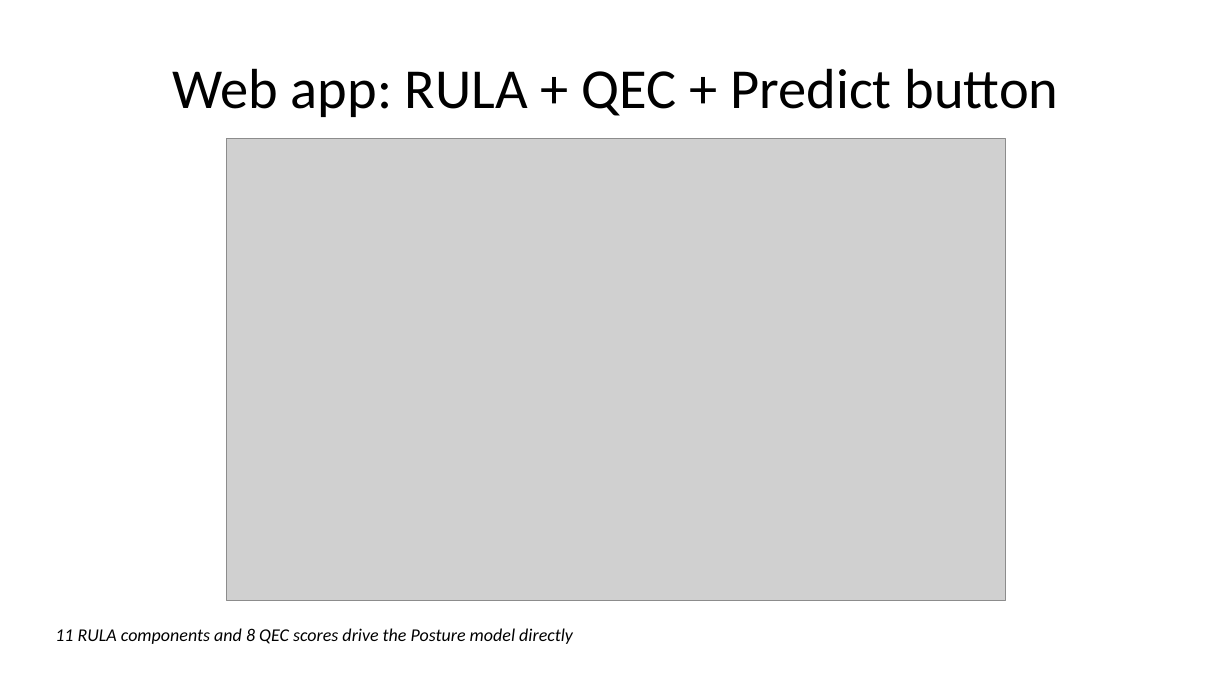
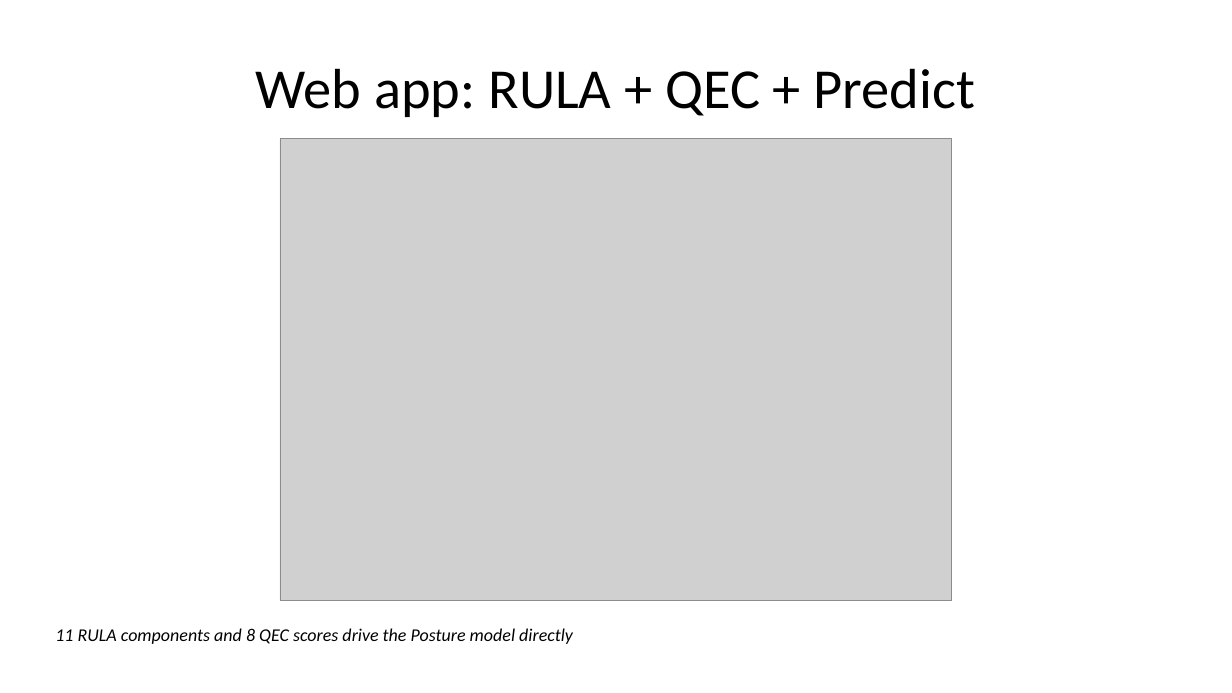
Before and after one commit to AilaVishnu/ergonomic-risk-factor-prediction, a slide deck: slide 60 of deck/Ergonomic_Risk_Factor_Prediction_Project_Plan_WITH_RESULTS.pptx (slide 59 before the commit). Drawn at 1232x693 pixels with LibreOffice and Linux fonts; fonts in the diff are those of the drawing; grey boxes stand for pictures. Boxes give left, top, right and bottom in pixels: in the first picture for what was removed or moved away, otherwise in the second. Text is boxed around its words. In the diff, an @@ line names an element or a change of style, - is before the commit and + after.

```diff
--- a/deck/Ergonomic_Risk_Factor_Prediction_Project_Plan_WITH_RESULTS.pptx
+++ b/deck/Ergonomic_Risk_Factor_Prediction_Project_Plan_WITH_RESULTS.pptx
@@ title at box(256, 68, 975, 117): text changed @@
-Web app: RULA + QEC + Predict button
+Web app: RULA + QEC + Predict
@@ picture: place and size @@
-picture at box(227, 139, 1006, 601)
+picture at box(280, 139, 952, 601)
```
Also in this commit, not shown: 4 other slides changed, 3 slides added, 17 other files.
